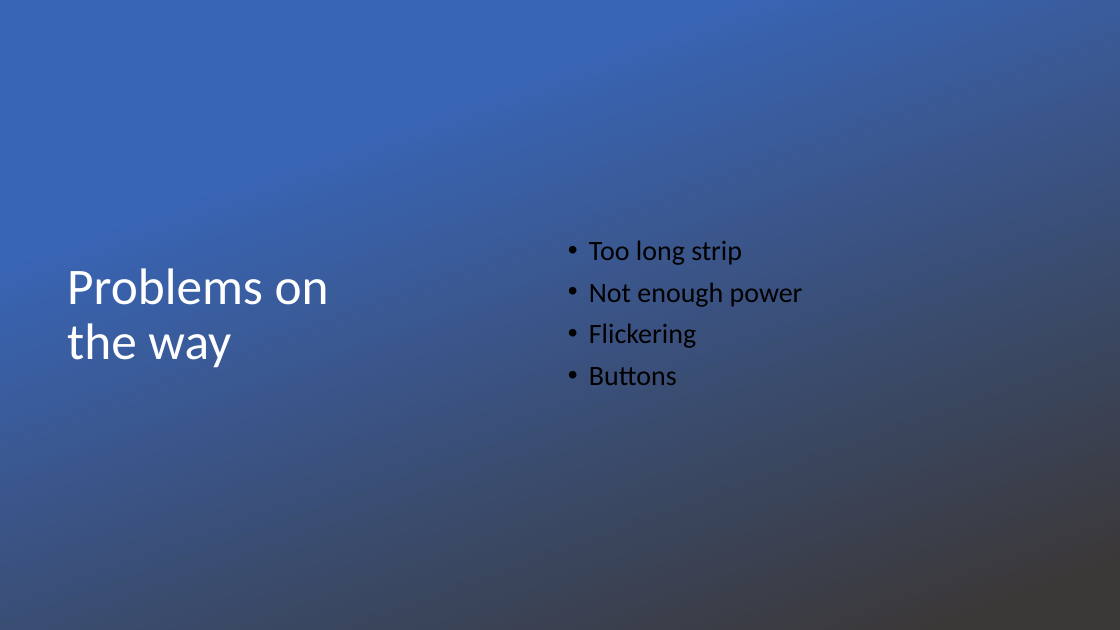
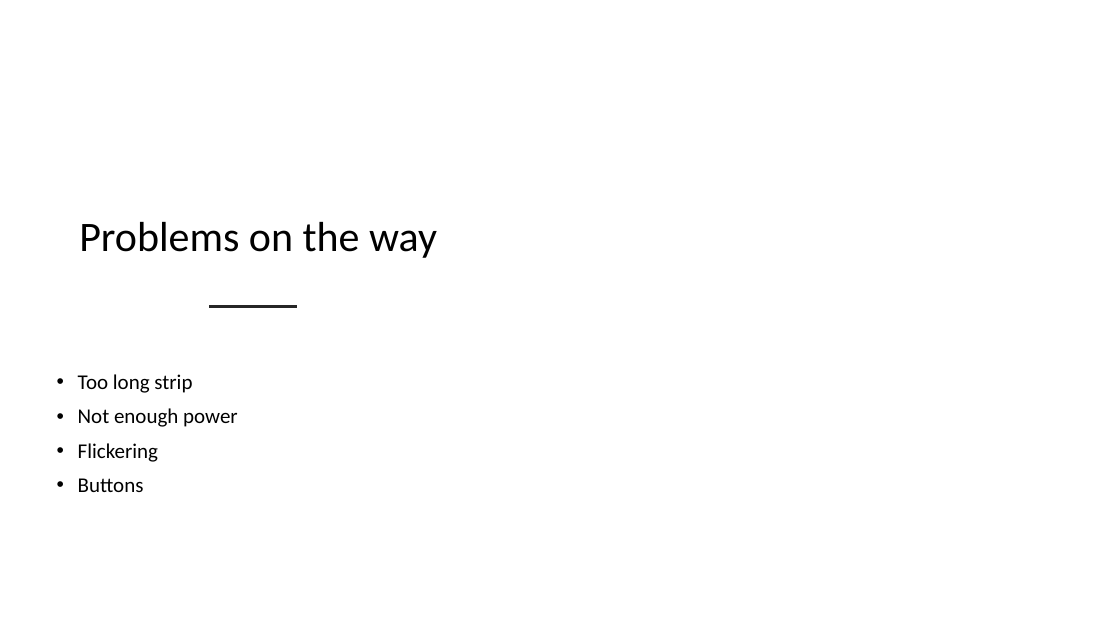
Before and after one commit to mpas97/LEDtrix, a slide deck: slide 6 of Bericht/Presentation.pptx (slide 5 before the commit). Drawn at 1120x630 pixels with LibreOffice and Linux fonts; fonts in the diff are those of the drawing; background and template pictures are left out. Boxes give left, top, right and bottom in pixels: in the first picture for what was removed or moved away, otherwise in the second. Text is boxed around its words. In the diff, an @@ line names an element or a change of style, - is before the commit and + after.

```diff
--- a/Bericht/Presentation.pptx
+++ b/Bericht/Presentation.pptx
@@ rectangle removed at box(0, 0, 1120, 630) @@
@@ freeform shape added at box(0, 92, 553, 630), fill #FFFFFF at 75% opacity @@
@@ title "Problems on the way": place and size @@
-title "Problems on the way" at box(67, 268, 329, 368)
+title "Problems on the way" at box(79, 222, 437, 258)
@@ title "Problems on the way" at box(79, 222, 437, 258): size 44 to 36 pt, text colour #FFFFFF to #000000; alignment left to centre @@
@@ text "Too long strip": place and size @@
-text "Too long strip" at box(589, 240, 803, 385)
+text "Too long strip" at box(78, 374, 238, 492)
@@ text "Too long strip" at box(78, 374, 238, 492): size 24 to 18 pt @@
@@ line added from (210, 307) to (296, 307), #262626 2 pt @@
```
Also in this commit, not shown: 6 other slides changed, 1 slide added, 7 other files.
